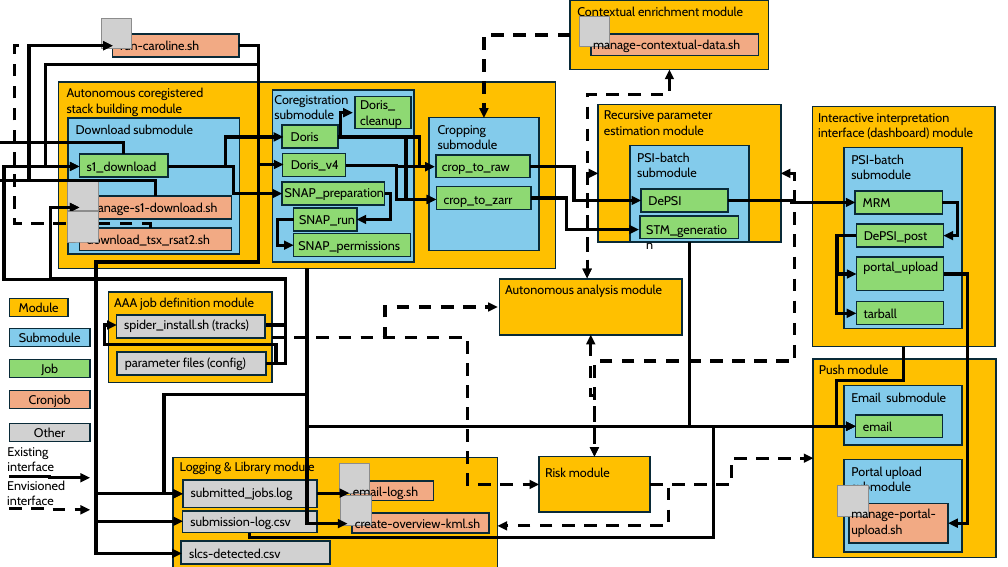
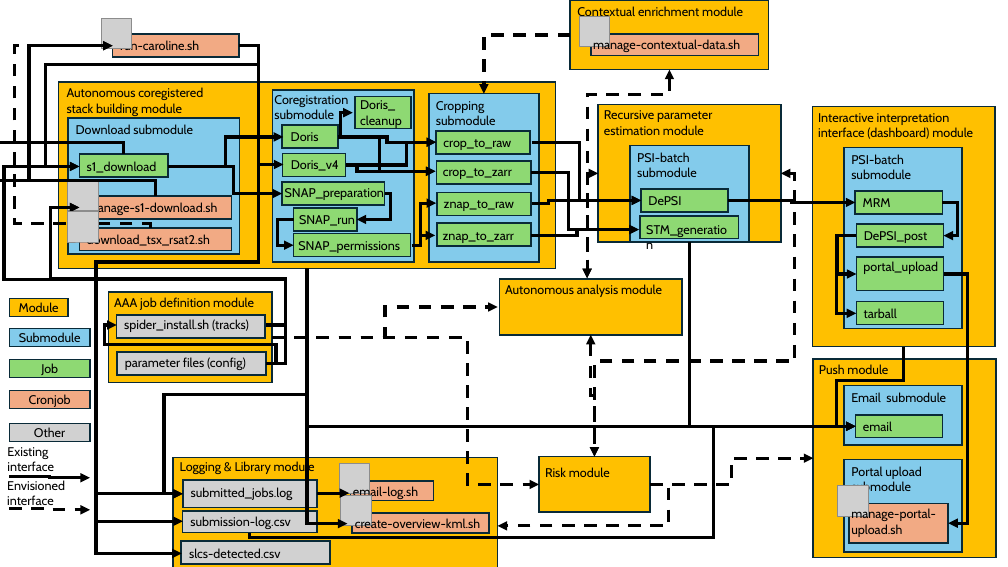
Before and after one commit to TUDelftGeodesy/caroline, a slide deck: slide 2 of docs/assets/Caroline_drawings.pptx. Drawn at 1008x567 pixels with LibreOffice and Linux fonts; fonts in the diff are those of the drawing; grey boxes stand for pictures. Boxes give left, top, right and bottom in pixels: in the first picture for what was removed or moved away, otherwise in the second. Text is boxed around its words. In the diff, an @@ line names an element or a change of style, - is before the commit and + after.

Commit message:
Update necessary sarxarray version, update architecture overview for znap_to_raw and znap_to_zarr

```diff
--- a/docs/assets/Caroline_drawings.pptx
+++ b/docs/assets/Caroline_drawings.pptx
@@ elbow arrow moved from (570, 35) - (484, 118) to (570, 35) - (484, 94) @@
@@ text "Cropping": place and size @@
-text "Cropping" at (438,125,498,149)
+text "Cropping" at (436,101,496,125)
@@ rectangle: place and size @@
-rectangle at (429,118,539,251)
+rectangle at (429,94,539,262)
@@ elbow arrow moved from (338, 137) - (436, 200) to (338, 137) - (436, 172) @@
@@ elbow arrow moved from (338, 137) - (435, 166) to (338, 137) - (436, 142) @@
@@ elbow arrow moved from (346, 165) - (435, 166) to (346, 165) - (436, 142) @@
@@ elbow arrow moved from (530, 166) - (641, 200) to (532, 142) - (641, 200) @@
@@ elbow arrow moved from (346, 165) - (436, 200) to (346, 165) - (436, 172) @@
@@ 2 rectangles, 1 text: place and size @@
-2 rectangles, 1 text at (436,155,531,209)
+2 rectangles, 1 text at (436,131,531,184)
@@ text "crop_to_zarr": place and size @@
-text "crop_to_zarr" at (444,196,513,207)
+text "crop_to_zarr" at (443,168,512,179)
@@ elbow arrow moved from (532, 198) - (639, 230) to (532, 172) - (639, 230) @@
@@ elbow arrow added from (412, 246) to (436, 203), #000000 3 pt @@
@@ rectangle added at (437,193,531,216), fill #8ED973, outline #092A39 1.5 pt @@
@@ text added at (444,200,514,211), 12 pt, text #000000 @@
+znap_to_raw
@@ elbow arrow added from (532, 203) to (641, 200), #000000 3 pt @@
@@ elbow arrow added from (412, 246) to (436, 235), #000000 3 pt @@
@@ rectangle added at (437,223,531,246), fill #8ED973, outline #092A39 1.5 pt @@
@@ text added at (443,232,514,243), 12 pt, text #000000 @@
+znap_to_zarr
@@ elbow arrow added from (531, 235) to (639, 230), #000000 3 pt @@
```
Also in this commit, not shown: 3 other files.
